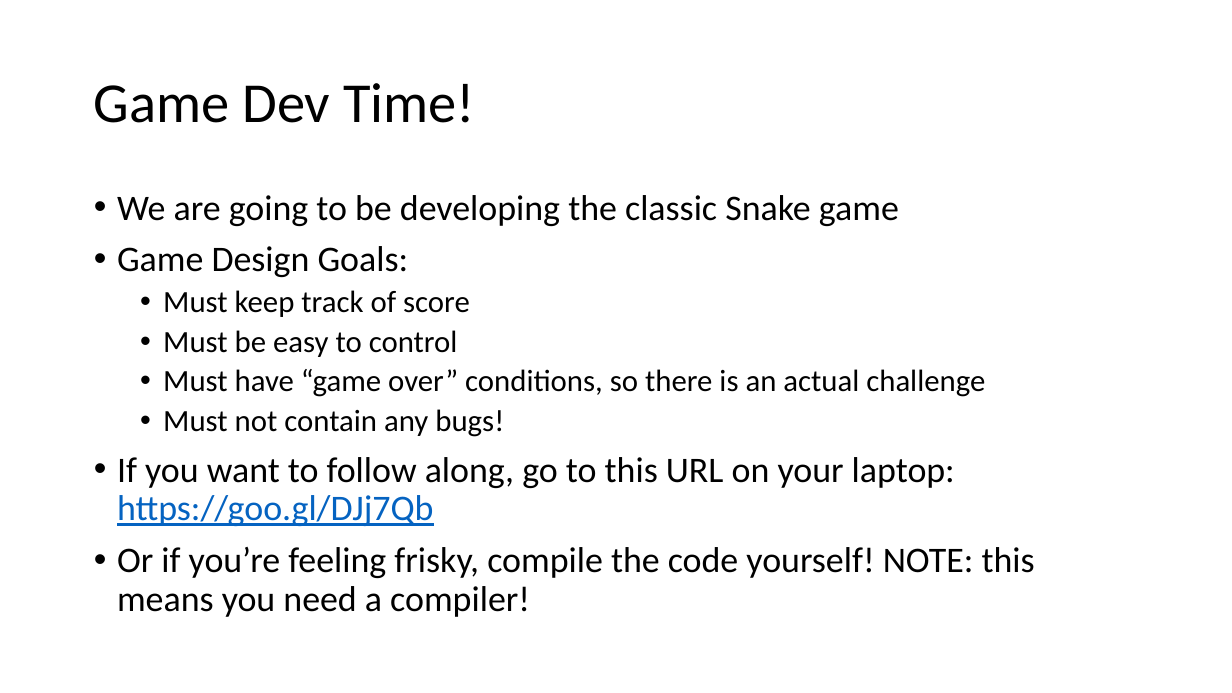
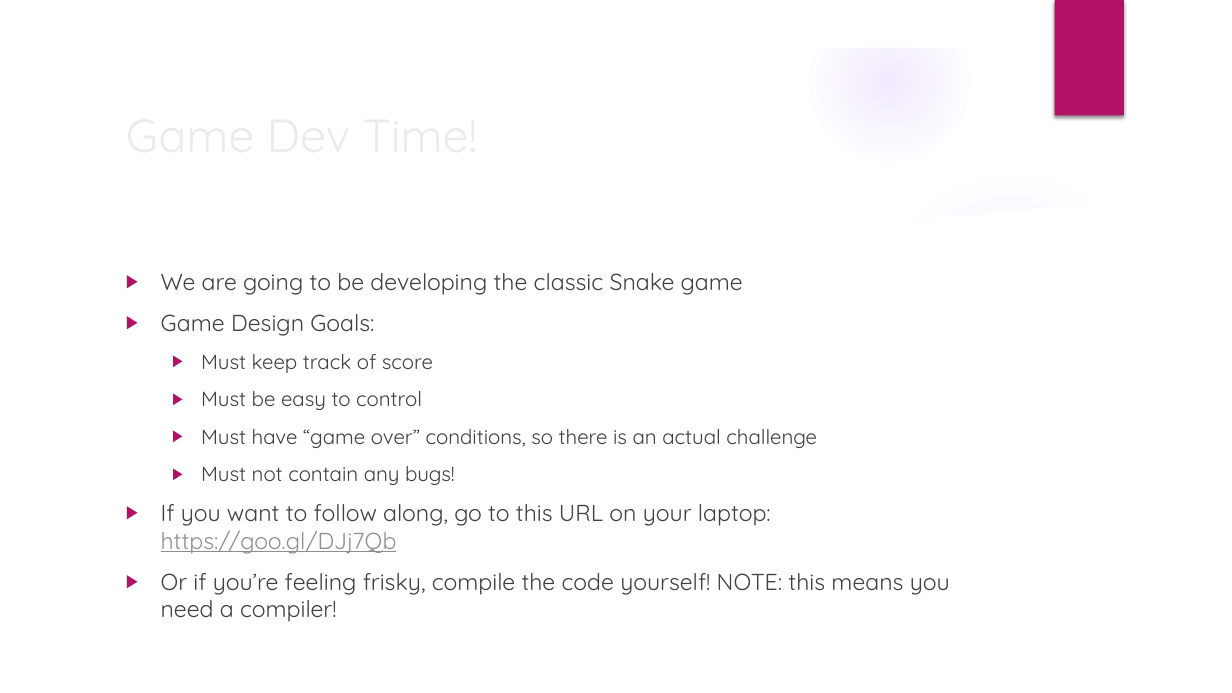
Before and after one commit to sgowen/IntroToCPlusPlusGameDev, a slide deck: slide 7 of IntroToCPlusPlusGameDev.pptx. Drawn at 1232x693 pixels with LibreOffice and Linux fonts; fonts in the diff are those of the drawing; background and template pictures are left out. Boxes give left, top, right and bottom in pixels: in the first picture for what was removed or moved away, otherwise in the second. Text is boxed around its words. In the diff, an @@ line names an element or a change of style, - is before the commit and + after.

```diff
--- a/IntroToCPlusPlusGameDev.pptx
+++ b/IntroToCPlusPlusGameDev.pptx
@@ group added at (0, 0, 1232, 693): 5 ellipses, 3 freeform shapes @@
@@ rectangle added at (1055, 0, 1124, 116), fill #B31166 @@
@@ title "Game Dev Time!": place and size @@
-title "Game Dev Time!" at (94, 83, 475, 123)
+title "Game Dev Time!" at (116, 98, 1002, 169)
@@ title "Game Dev Time!" at (116, 98, 1002, 169): size 44 to 36 pt, font Calibri to Quicksand, text colour #000000 to #EBEBEB; line spacing 0.9 to 1 @@
@@ text "We are going to be ...": place and size @@
-text "We are going to be ..." at (117, 195, 1035, 617)
+text "We are going to be ..." at (161, 273, 950, 622)
@@ text "We are going to be ..." at (161, 273, 950, 622): size 28 to 18 pt in "We are going to be developing the ...", "Game Design Goals:", "If you want to follow along, go ...", "Or if you’re feeling frisky, compile the ..."; font Calibri to Quicksand, text colour #000000 to #404040; size 24 to 16 pt in "Must keep track of score", "Must be easy to control", "Must have “game over” conditions, so there ...", "Must not contain any bugs!"; text colour #0563C1 to #8F8F8F in "https://goo.gl/DJj7Qb"; bullet • to ▶; line spacing 0.9 to 1; more space between paragraphs @@
```
Also in this commit, not shown: 7 other slides changed, 2 slides added.
